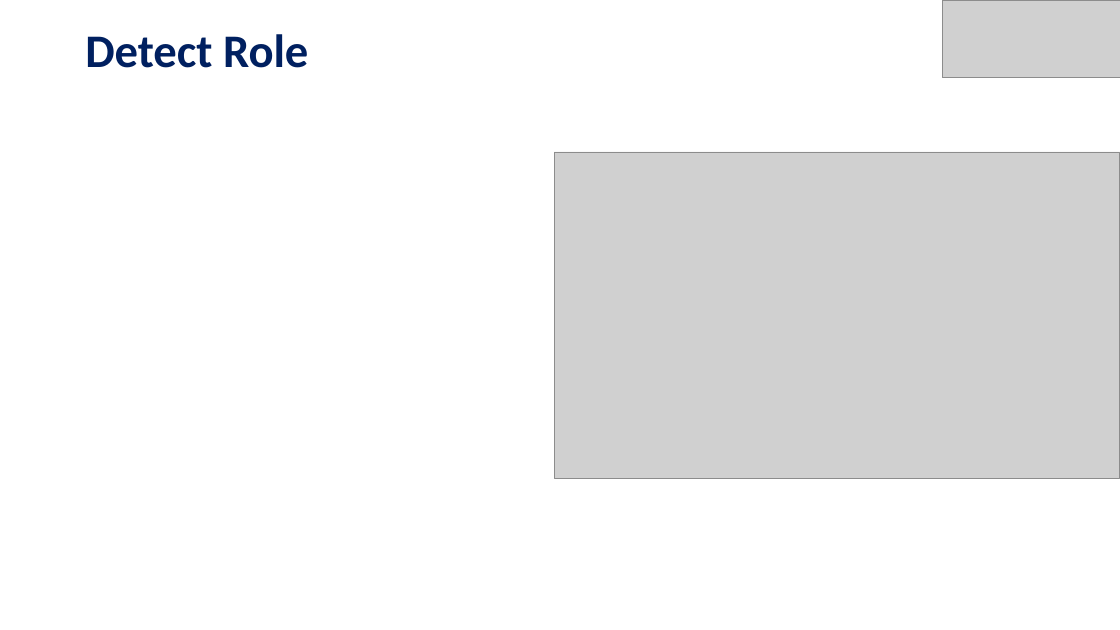
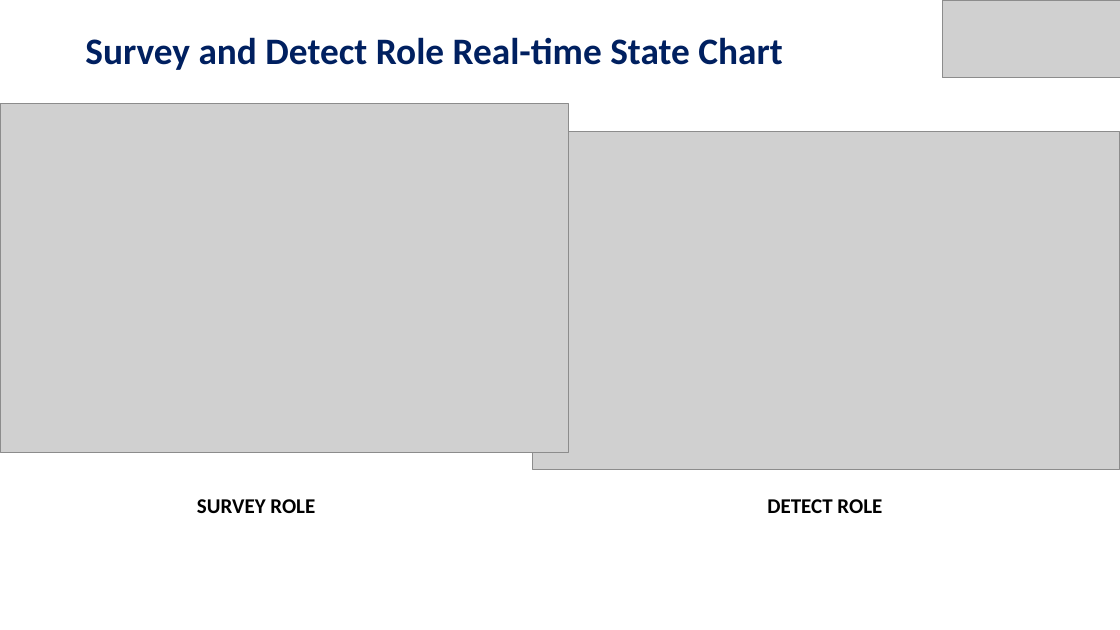
Before and after one commit to anand6105/MSE_QRBOT, a slide deck: slide 25 of docs/QUICK_RESCUE_BOT.pptx (slide 13 before the commit). Drawn at 1120x630 pixels with LibreOffice and Linux fonts; fonts in the diff are those of the drawing; grey boxes stand for pictures. Boxes give left, top, right and bottom in pixels: in the first picture for what was removed or moved away, otherwise in the second. Text is boxed around its words. In the diff, an @@ line names an element or a change of style, - is before the commit and + after.

Commit message:
Updated the slides for the roles, sequence diagram , state chart and component diagram

```diff
--- a/docs/QUICK_RESCUE_BOT.pptx
+++ b/docs/QUICK_RESCUE_BOT.pptx
@@ title at bbox=[85, 37, 782, 70]: text changed; size 40 to 32 pt @@
-Detect Role
+Survey and Detect Role Real-time State Chart
@@ picture added at bbox=[0, 104, 568, 453] @@
@@ picture: place and size @@
-picture at bbox=[555, 152, 1120, 478]
+picture at bbox=[533, 131, 1120, 470]
@@ text added at bbox=[197, 499, 315, 513], 18 pt, text #000000, bold @@
+SURVEY ROLE
@@ text added at bbox=[767, 499, 882, 513], 18 pt, text #000000, bold @@
+DETECT ROLE
```
Also in this commit, not shown: 16 other slides changed, 8 slides added, 2 slides removed.
